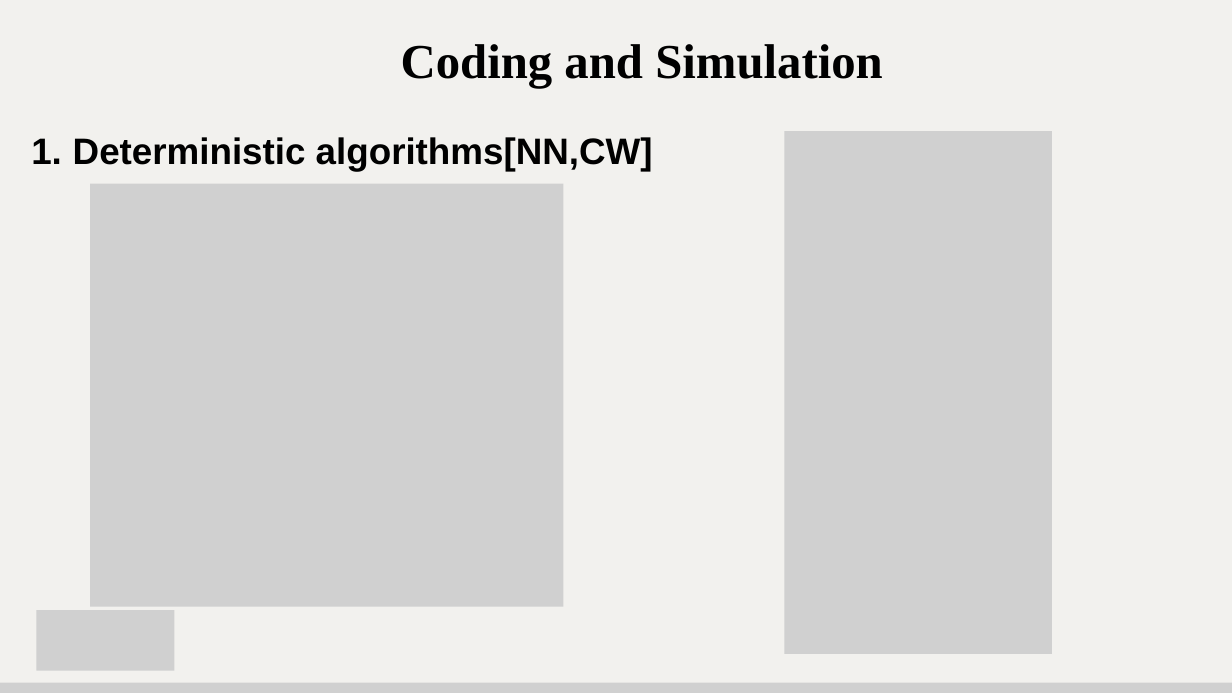
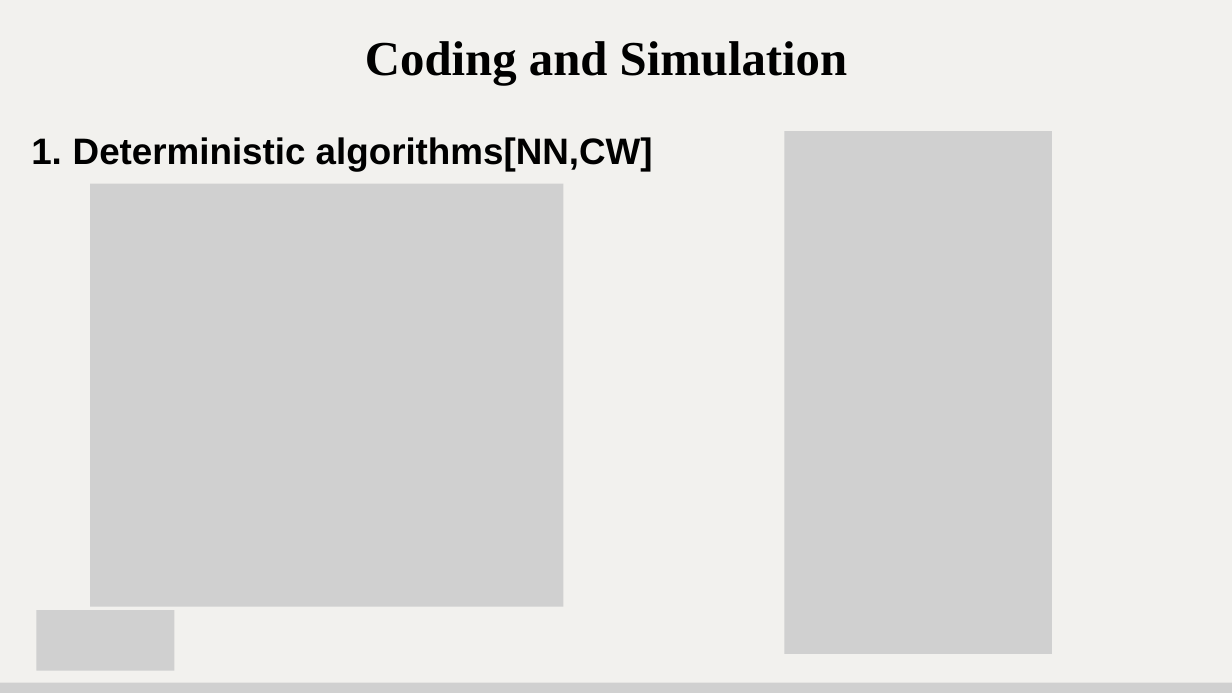
Before and after one commit to maitriparekhcs2848/s2_g3_its, a slide deck: slide 8 of MileStone 5/S2_G3_ITS_M5.pptx. Drawn at 1232x693 pixels with LibreOffice and Linux fonts; fonts in the diff are those of the drawing; grey boxes stand for pictures. Boxes give left, top, right and bottom in pixels: in the first picture for what was removed or moved away, otherwise in the second. Text is boxed around its words. In the diff, an @@ line names an element or a change of style, - is before the commit and + after.

```diff
--- a/MileStone 5/S2_G3_ITS_M5.pptx
+++ b/MileStone 5/S2_G3_ITS_M5.pptx
@@ text "Coding and Simulation": place and size @@
-text "Coding and Simulation" at [401,44,883,88]
+text "Coding and Simulation" at [365,41,848,85]
```
Also in this commit, not shown: 13 other slides changed.
